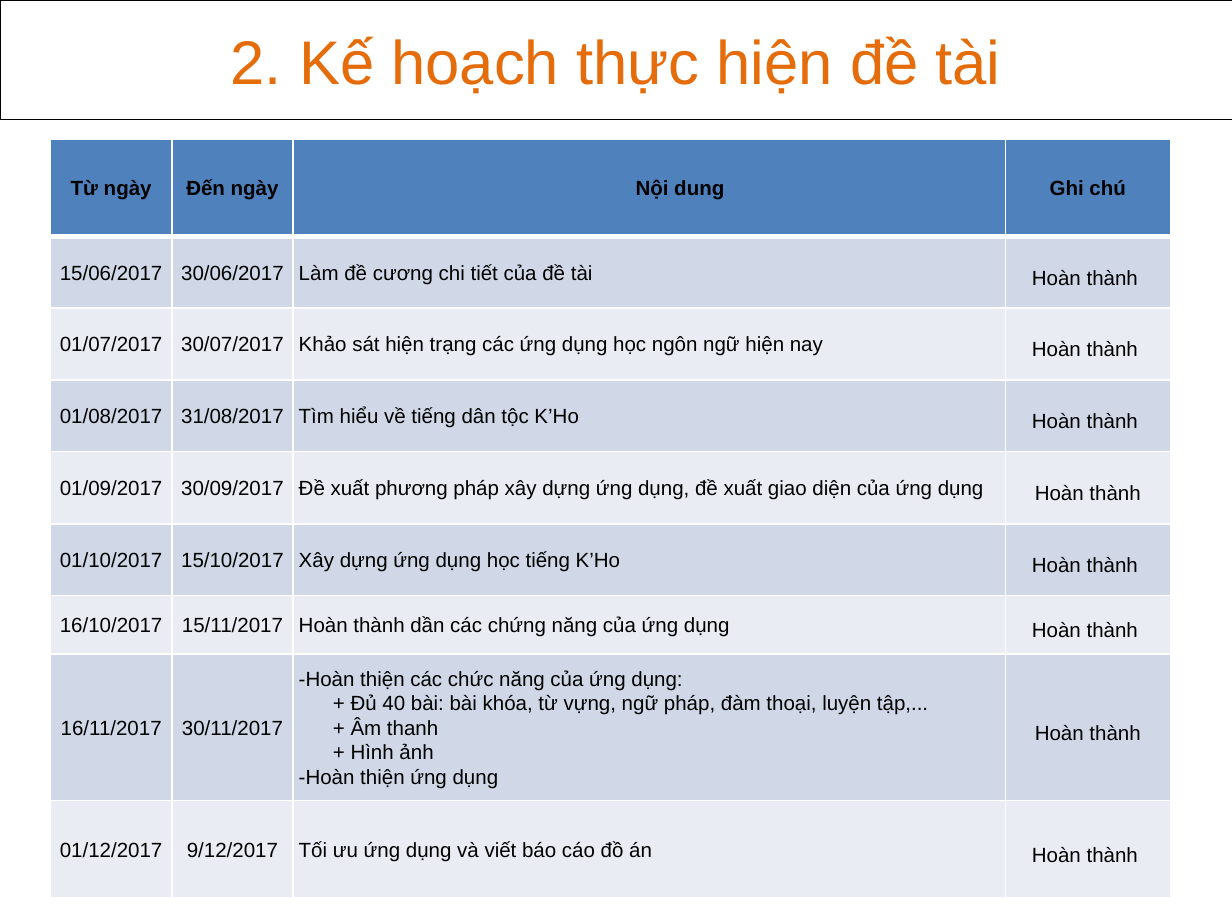
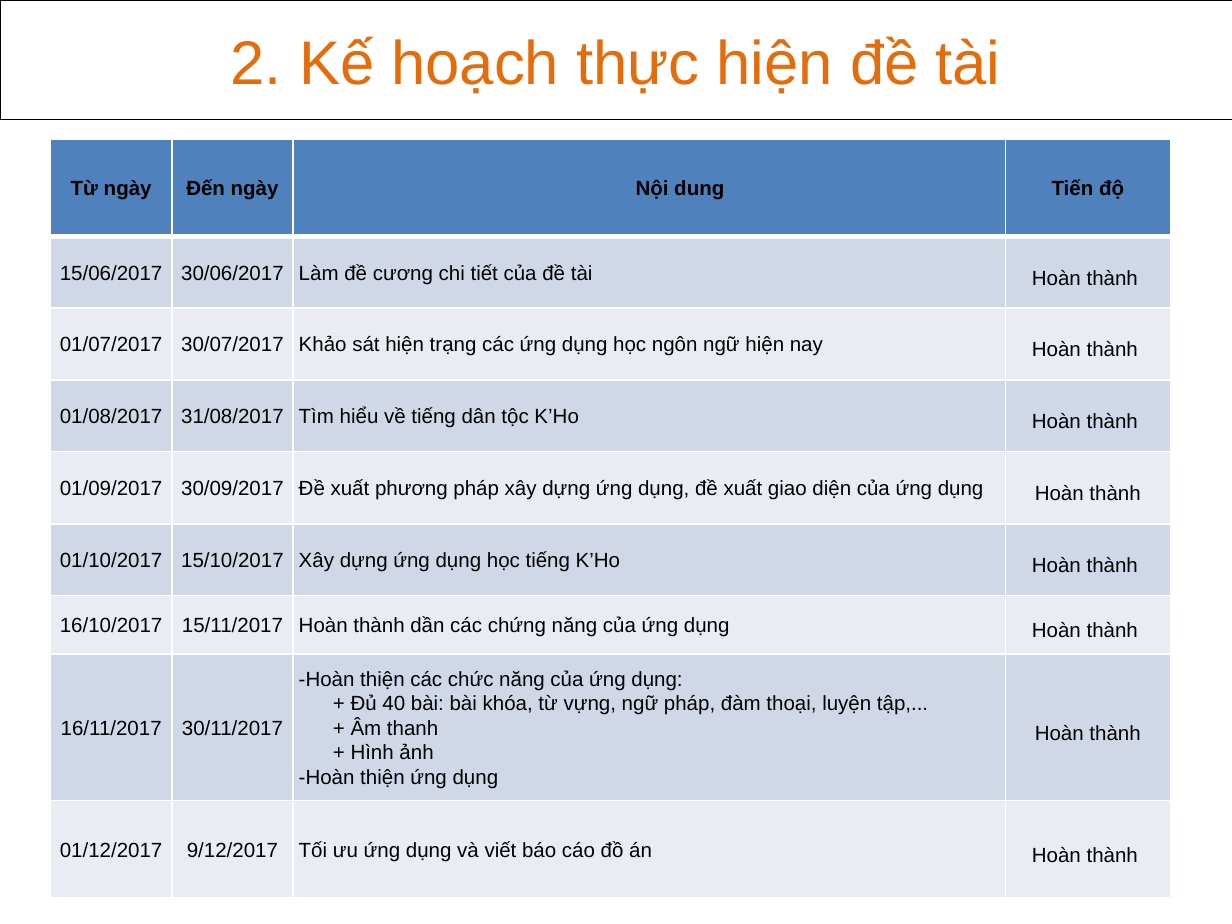
Before and after one commit to khanhvinhit/Do-An, a slide deck: slide 6 of THESIS/DACN_UD_Hoc_KHo_CTK37_BaoCao_D3.pptx. Drawn at 1232x924 pixels with LibreOffice and Linux fonts; fonts in the diff are those of the drawing. Boxes give left, top, right and bottom in pixels: in the first picture for what was removed or moved away, otherwise in the second. Text is boxed around its words. In the diff, an @@ line names an element or a change of style, - is before the commit and + after.

```diff
--- a/THESIS/DACN_UD_Hoc_KHo_CTK37_BaoCao_D3.pptx
+++ b/THESIS/DACN_UD_Hoc_KHo_CTK37_BaoCao_D3.pptx
@@ table at bbox=[51, 139, 1169, 898] @@
-row 1, column 4: Ghi chú
+row 1, column 4: Tiến độ
```
Also in this commit, not shown: 6 other slides changed, 1 slide removed.
